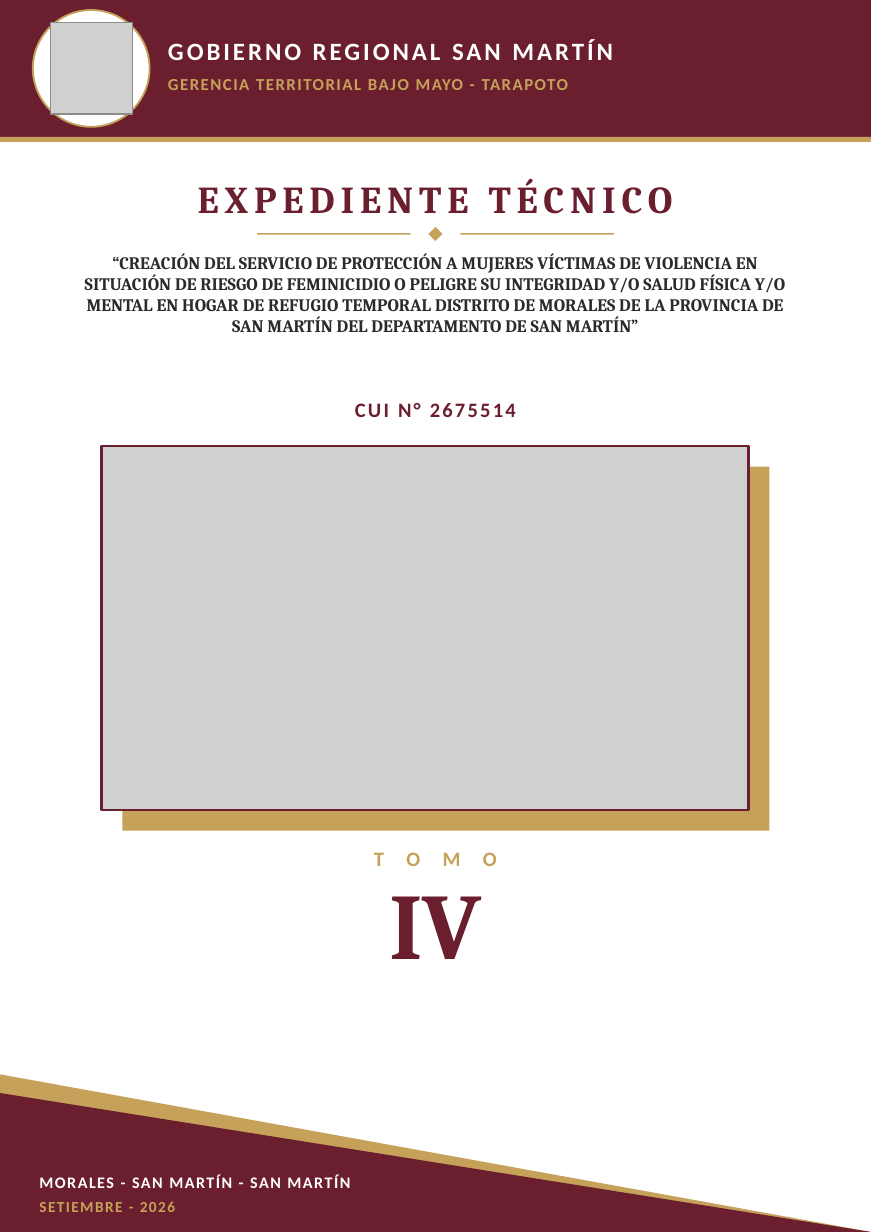
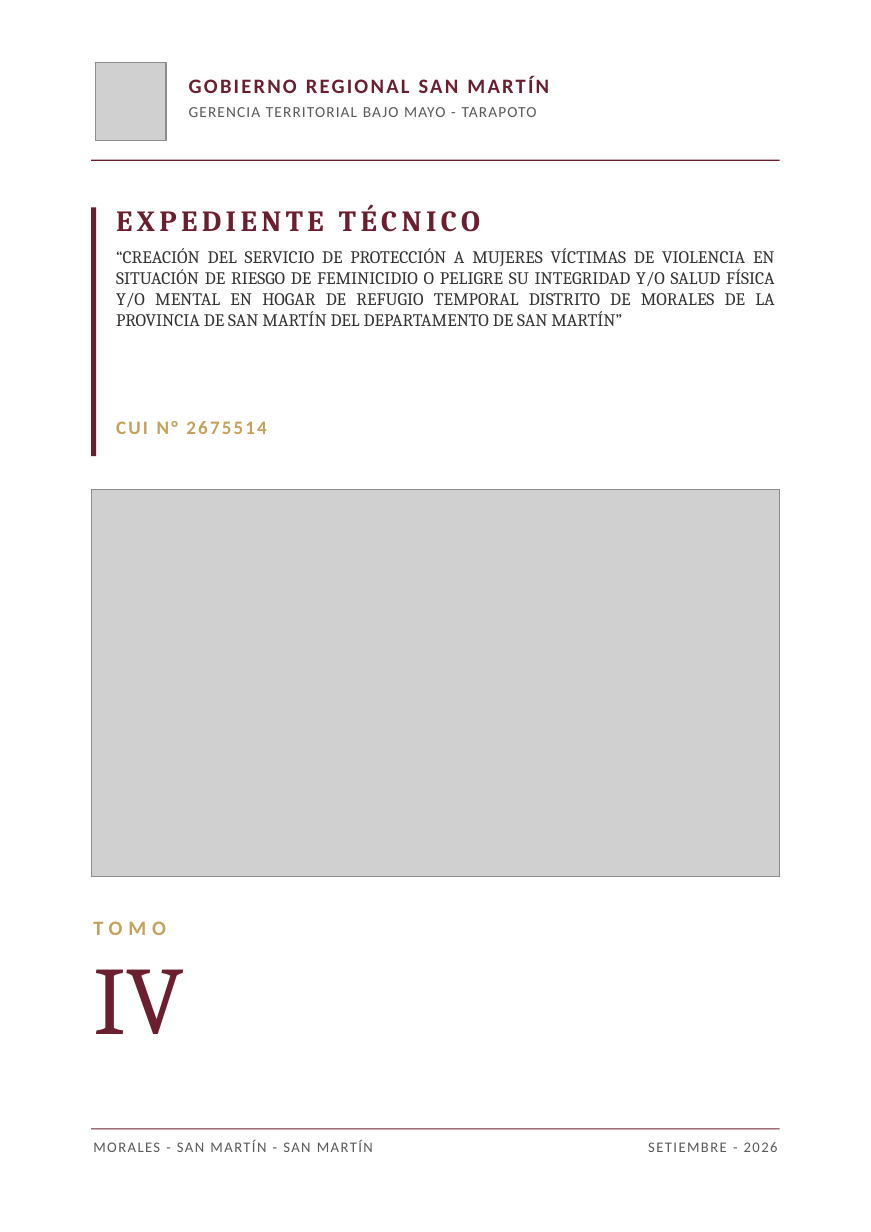
Before and after one commit to josedelcarmenpizarrosuarez10-debug/holaaa, a slide deck: slide 4 of entregables/CARATULAS_TOMOS_I_AL_X_HOGAR_REFUGIO.pptx. Drawn at 871x1232 pixels with LibreOffice and Linux fonts; fonts in the diff are those of the drawing; grey boxes stand for pictures. Boxes give left, top, right and bottom in pixels: in the first picture for what was removed or moved away, otherwise in the second. Text is boxed around its words. In the diff, an @@ line names an element or a change of style, - is before the commit and + after.

```diff
--- a/entregables/CARATULAS_TOMOS_I_AL_X_HOGAR_REFUGIO.pptx
+++ b/entregables/CARATULAS_TOMOS_I_AL_X_HOGAR_REFUGIO.pptx
@@ ellipse removed at (x1=33, y1=11, x2=150, y2=127) @@
@@ picture resized from (x1=51, y1=23, x2=133, y2=115) to (x1=95, y1=62, x2=165, y2=141) @@
@@ text "GOBIERNO REGIONAL SAN MARTÍN" moved from (x1=168, y1=40, x2=613, y2=60) to (x1=186, y1=73, x2=779, y2=104) @@
@@ text "GOBIERNO REGIONAL SAN MARTÍN" at (x1=186, y1=73, x2=779, y2=104): size 17 to 14 pt, text colour #FFFFFF to #6B1F2E, letter spacing 2 to 1.5 pt @@
@@ text "GERENCIA TERRITORIAL BAJO MAYO - ..." moved from (x1=168, y1=79, x2=568, y2=90) to (x1=189, y1=107, x2=537, y2=117) @@
@@ text "GERENCIA TERRITORIAL BAJO MAYO - ..." at (x1=189, y1=107, x2=537, y2=117): size 11.5 to 10.5 pt, text colour #C5A15A to #595959, letter spacing 1 to 0.8 pt, bold off @@
@@ rectangle removed at (x1=0, y1=137, x2=871, y2=142) @@
@@ rectangle resized from (x1=0, y1=0, x2=871, y2=137) to (x1=92, y1=160, x2=780, y2=161) @@
@@ rectangle added at (x1=92, y1=207, x2=97, y2=456), fill #6B1F2E @@
@@ text "EXPEDIENTE TÉCNICO" moved from (x1=198, y1=179, x2=673, y2=214) to (x1=116, y1=204, x2=480, y2=232) @@
@@ text "EXPEDIENTE TÉCNICO" at (x1=116, y1=204, x2=480, y2=232): size 26 to 20 pt, letter spacing 4 to 3 pt; alignment centre to left @@
@@ rectangle removed at (x1=257, y1=233, x2=411, y2=235) @@
@@ diamond removed at (x1=429, y1=226, x2=442, y2=240) @@
@@ rectangle removed at (x1=460, y1=233, x2=614, y2=235) @@
@@ text "“CREACIÓN DEL SERVICIO DE PROTECCIÓN ..." moved from (x1=85, y1=253, x2=785, y2=332) to (x1=116, y1=248, x2=775, y2=326) @@
@@ text "“CREACIÓN DEL SERVICIO DE PROTECCIÓN ..." at (x1=116, y1=248, x2=775, y2=326): text colour #2B2B2B to #333333, bold off; alignment centre to justified @@
@@ text "CUI N° 2675514" moved from (x1=355, y1=403, x2=516, y2=417) to (x1=116, y1=421, x2=266, y2=434) @@
@@ text "CUI N° 2675514" at (x1=116, y1=421, x2=266, y2=434): size 14 to 13 pt, text colour #6B1F2E to #C5A15A; alignment centre to left @@
@@ rectangle removed at (x1=101, y1=446, x2=748, y2=809) @@
@@ rectangle removed at (x1=122, y1=467, x2=769, y2=830) @@
@@ picture resized from (x1=101, y1=446, x2=748, y2=809) to (x1=92, y1=490, x2=780, y2=877) @@
@@ text removed at (x1=374, y1=852, x2=497, y2=866) @@
-T O M O
@@ text added at (x1=93, y1=921, x2=166, y2=935), 14 pt, text #C5A15A, bold @@
+TOMO
@@ text "IV" moved from (x1=389, y1=896, x2=482, y2=959) to (x1=93, y1=969, x2=184, y2=1034) @@
@@ text "IV" at (x1=93, y1=969, x2=184, y2=1034): size 64 to 66 pt, bold off; alignment centre to left; vertical alignment middle to top @@
@@ right triangle removed at (x1=0, y1=1074, x2=871, y2=1232) @@
@@ right triangle removed at (x1=0, y1=1092, x2=871, y2=1231) @@
@@ text "MORALES - SAN MARTÍN - ..." moved from (x1=39, y1=1175, x2=350, y2=1188) to (x1=93, y1=1140, x2=373, y2=1152) @@
@@ text "MORALES - SAN MARTÍN - ..." at (x1=93, y1=1140, x2=373, y2=1152): size 11 to 10 pt, text colour #FFFFFF to #595959, bold off @@
@@ rectangle added at (x1=92, y1=1128, x2=780, y2=1129), fill #6B1F2E @@
@@ text "SETIEMBRE - 2026" moved from (x1=39, y1=1201, x2=175, y2=1212) to (x1=648, y1=1142, x2=778, y2=1152) @@
@@ text "SETIEMBRE - 2026" at (x1=648, y1=1142, x2=778, y2=1152): size 10.5 to 10 pt, text colour #C5A15A to #595959, bold off; alignment left to right @@
```
Also in this commit, not shown: 9 other slides changed, 8 other files.
